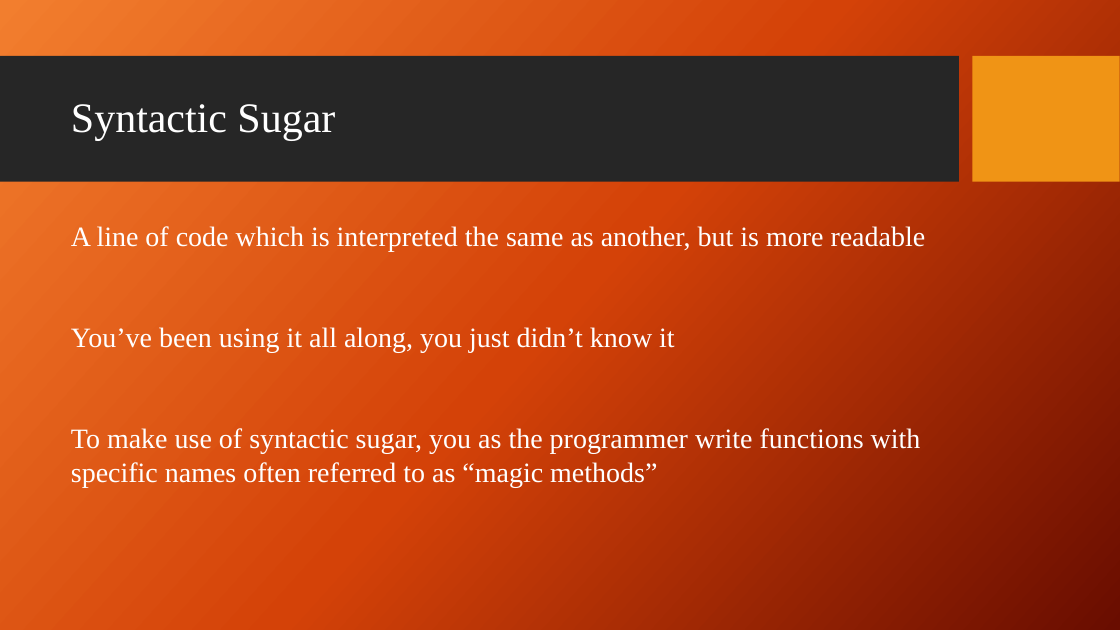
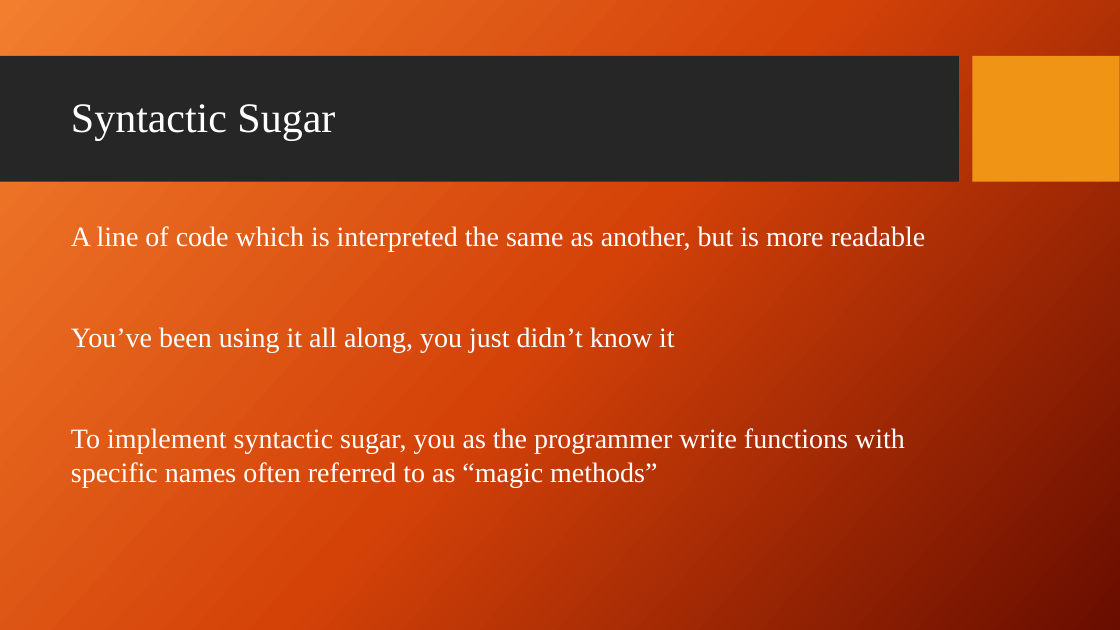
Before and after one commit to giganano/PythonBootcamp, a slide deck: slide 15 of slides/classes.pptx. Drawn at 1120x630 pixels with LibreOffice and Linux fonts; fonts in the diff are those of the drawing; background and template pictures are left out. Boxes give left, top, right and bottom in pixels: in the first picture for what was removed or moved away, otherwise in the second. Text is boxed around its words. In the diff, an @@ line names an element or a change of style, - is before the commit and + after.

```diff
--- a/slides/classes.pptx
+++ b/slides/classes.pptx
@@ text at bbox=[71, 428, 905, 487]: text changed @@
-To make use of syntactic sugar, you as the programmer write functions with specific names often referred to as “magic methods”
+To implement syntactic sugar, you as the programmer write functions with specific names often referred to as “magic methods”
```
Also in this commit, not shown: 3 other slides changed, 1 other file.
